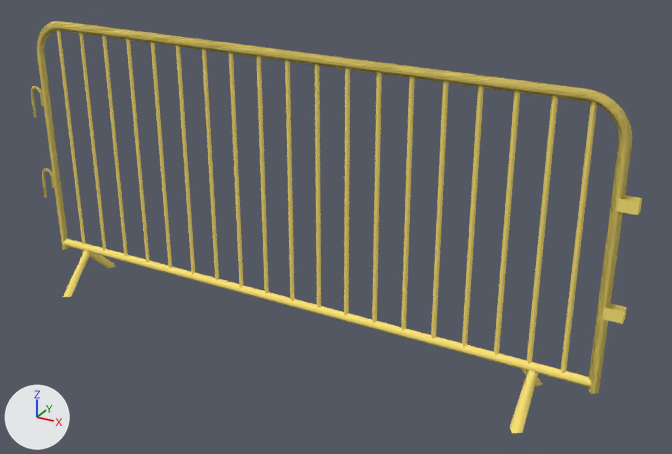
What one commit did to the Blender file Assets/Models/Safety Equipment/Crowd Barrier/Yellow barrier.blend.
Camera for both pictures: a 50 mm camera at (2.84, -2.66, 1.94) aimed at (1.27, 0.21, 0.51). Arrows for +X, +Y and +Z are at lower left; the lights stay in place.
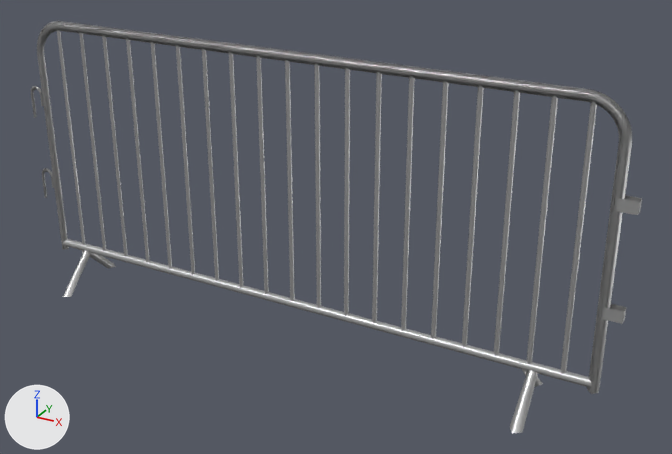
Boxes (x1, y1, x2, y2) around the edits, measured in the pictures (672 x 454 px):
'SketchUp.014', recoloured (yellow to grey): (37, 21, 632, 394) in both
'SketchUp.023', recoloured (yellow to grey): (62, 239, 592, 387) in both
'SketchUp.003', recoloured (yellow to grey): (561, 101, 597, 374) in both
'SketchUp.004', recoloured (yellow to grey): (527, 95, 558, 365) in both
'SketchUp.008', recoloured (yellow to grey): (494, 90, 520, 356) in both
'SketchUp.021', recoloured (yellow to grey): (462, 85, 484, 348) in both
'SketchUp.009', recoloured (yellow to grey): (431, 81, 449, 339) in both
'SketchUp.019', recoloured (yellow to grey): (401, 76, 415, 331) in both
'SketchUp.017', recoloured (yellow to grey): (372, 72, 382, 323) in both
'SketchUp.022', recoloured (yellow to grey): (315, 63, 321, 308) in both
'SketchUp.020', recoloured (yellow to grey): (285, 60, 295, 301) in both
'SketchUp.007', recoloured (yellow to grey): (256, 56, 269, 295) in both
'SketchUp.010', recoloured (yellow to grey): (229, 52, 243, 288) in both
'SketchUp.013', recoloured (yellow to grey): (202, 48, 219, 281) in both
'SketchUp.012', recoloured (yellow to grey): (176, 45, 195, 275) in both
'SketchUp.002', recoloured (yellow to grey): (151, 42, 172, 269) in both
'SketchUp.024', recoloured (yellow to grey): (126, 38, 150, 263) in both
'SketchUp.015', recoloured (yellow to grey): (102, 35, 128, 256) in both
'SketchUp.026', recoloured (yellow to white): (510, 370, 538, 433) in both
'SketchUp', recoloured (yellow to grey): (79, 32, 106, 251) in both
'SketchUp.005', recoloured (yellow to grey): (57, 29, 85, 245) in both
'SketchUp.006', recoloured (yellow to grey): (616, 195, 642, 215) in both
'SketchUp.025', recoloured (yellow to white): (63, 250, 91, 297) in both
'SketchUp.016', recoloured (yellow to grey): (602, 304, 627, 324) in both
'SketchUp.027', recoloured (yellow to grey): (82, 250, 116, 268) in both
'SketchUp.018', recoloured: (31, 86, 44, 118) in both
'SketchUp.001', recoloured: (42, 168, 54, 198) in both
'SketchUp.028', recoloured: (522, 369, 543, 387) in both

The change, as a diff of the scene's bpy script:
```diff
--- a/Assets/Models/Safety Equipment/Crowd Barrier/Yellow barrier.blend.py
+++ b/Assets/Models/Safety Equipment/Crowd Barrier/Yellow barrier.blend.py
@@ mat_color_d02 @@
 _N = mat_color_d02.node_tree.nodes; _L = mat_color_d02.node_tree.links
-n0 = _N.new('ShaderNodeOutputMaterial'); n0.name = 'Material Output.001'
+n2 = _N.new('ShaderNodeOutputMaterial'); n2.name = 'Material Output'
+n3 = _N.new('ShaderNodeMixShader'); n3.name = 'Mix Shader'
 n1 = _N.new('ShaderNodeBsdfDiffuse'); n1.name = 'Diffuse BSDF'
-n1.inputs[0].default_value = (1.0, 0.8, 0.196, 1.0)  # 'Color', yellow #ffe77a
-_L.new(n1.outputs[0], n0.inputs[0])  # 'BSDF' to 'Surface'
+n1.inputs[0].default_value = (0.267, 0.267, 0.267, 1.0)  # 'Color', grey #8d8d8d
+n4 = _N.new('ShaderNodeBsdfAnisotropic'); n4.name = 'Glossy BSDF'
+n4.distribution = 'GGX'
+n4.inputs[1].default_value = 0.447  # 'Roughness'
+_L.new(n3.outputs[0], n2.inputs[0])  # 'Shader' to 'Surface'
+_L.new(n1.outputs[0], n3.inputs[1])  # 'BSDF' to 'Shader'
+_L.new(n4.outputs[0], n3.inputs[2])  # 'BSDF' to 'Shader'
```
